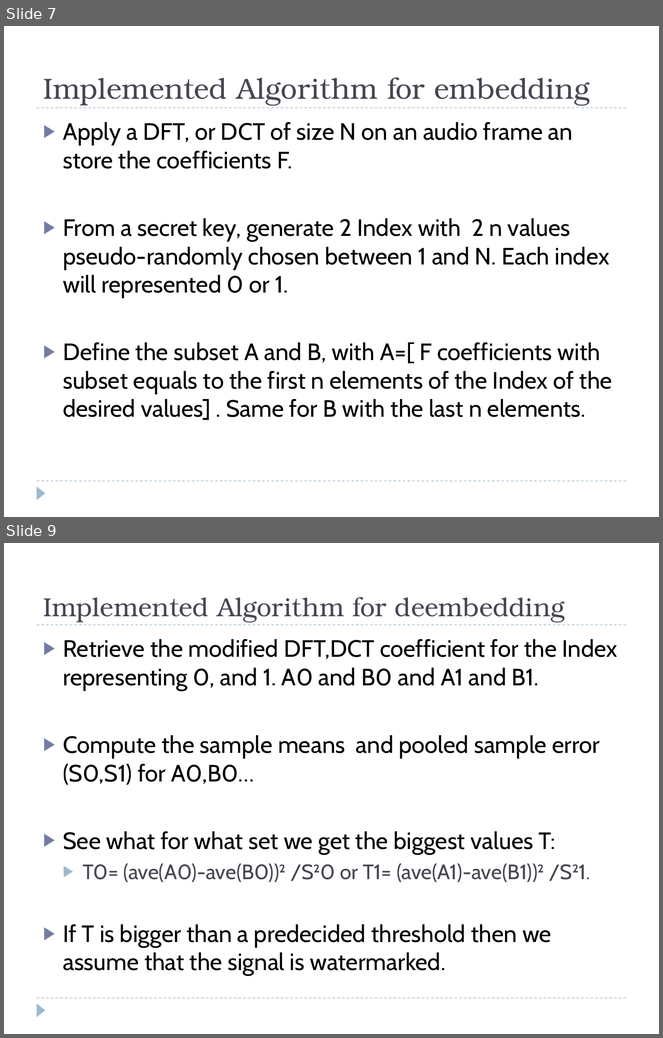
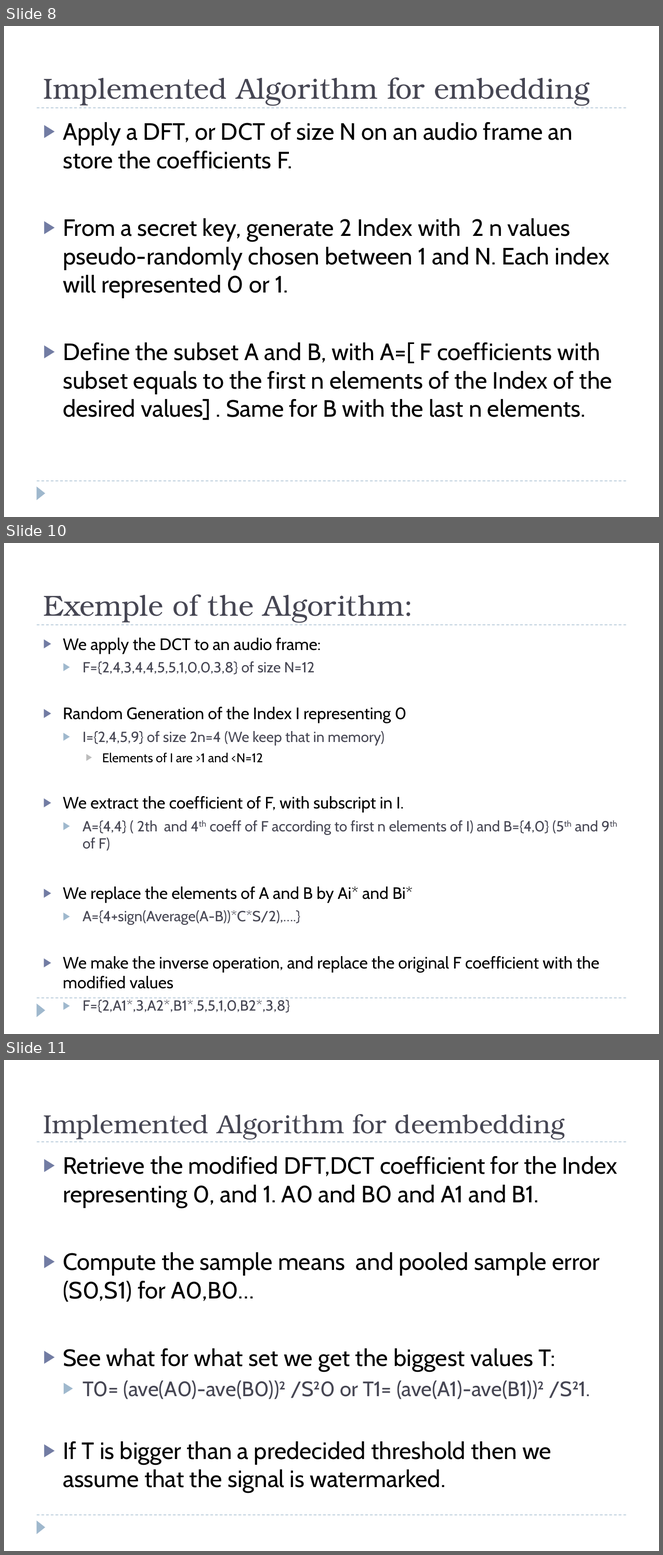
Before and after one commit to saadmahboob/kaist, a slide deck: Digital Speech Processing/Project/Diapo/MPA-Mid presentation.pptx. Shown one above the other, each under a label of ours: slides 7 and 9 before the commit, slides 8, 10 and 11 after it; the slides between them are not shown. The pictures are 663x1038 and 663x1555 pixels, drawn with LibreOffice and Linux fonts; fonts in the diff are those of the drawing. Boxes give left, top, right and bottom in pixels: in the first picture for what was removed or moved away, otherwise in the second. Text is boxed around its words. In the diff, an @@ line names an element or a change of style, - is before the commit and + after.

```diff
--- a/Digital Speech Processing/Project/Diapo/MPA-Mid presentation.pptx
+++ b/Digital Speech Processing/Project/Diapo/MPA-Mid presentation.pptx
@@ slide 10 added at (4, 543, 659, 1034), background #FFFFFF; not listed: 3 template elements that a slide beside it also shows @@
@@ title added at (43, 594, 413, 623), 32 pt, text #464653 @@
+Exemple of the Algorithm:
@@ text added at (63, 638, 599, 1013), 18.2 pt, text #000000 @@
+▶ We apply the DCT to an audio frame:
+  ▶ F={2,4,3,4,4,5,5,1,0,0,3,8} of size N=12
+▶ Random Generation of the Index I representing 0
+  ▶ I={2,4,5,9} of size 2n=4 (We keep that in memory)
+    ▶ Elements of I are >1 and <N=12
+▶ We extract the coefficient of F, with subscript in I.
+  ▶ A={4,4} ( 2th and 4th coeff of F according to first n elements of I) and B={4,0} (5th and 9th of F)
+▶ We replace the elements of A and B by Ai* and Bi*
+  ▶ A={4+sign(Average(A-B))*C*S/2),….}
+▶ We make the inverse operation, and replace the original F coefficient with the modified values
+  ▶ F={2,A1*,3,A2*,B1*,5,5,1,0,B2*,3,8}
@@ what was slide 7 is now slide 8 @@
@@ what was slide 9 is now slide 11 @@
```
Also in this commit, not shown: 3 slides changed, 2 other slides added, 1 other file.
